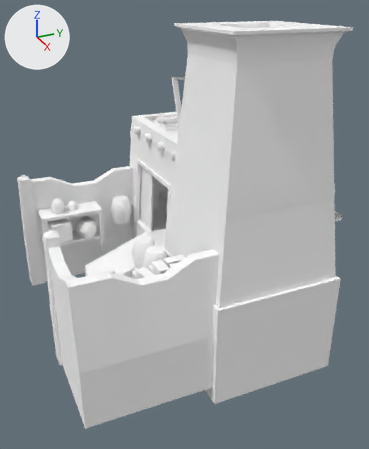
One commit to the glTF model assets/models/buildings/ptol_storehouse.glb: the scene before it, then after it.
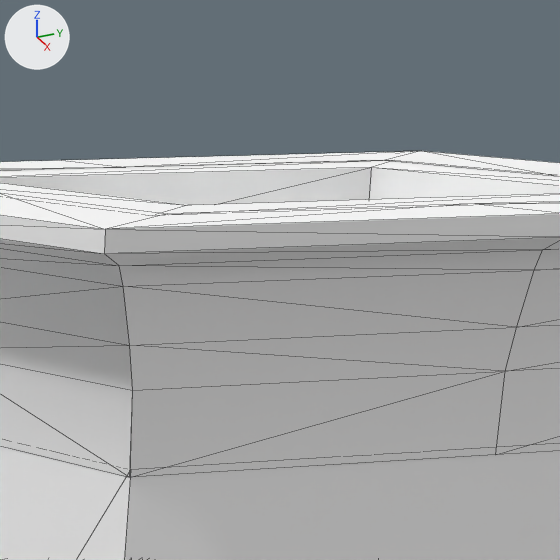
There are two pictures of each version: one whole from a 50 mm camera at (27.2, -10.9, 15.7) aimed at (1.0, 0.9, 2.6), one close up on the part from 59% to 80% of the width and 0% to 17% of the height. Lighting does not change. The marker at upper left points along +X, +Y and +Z. The first two pictures are the older version. The close-ups show mesh edges as thin lines. Vertices at exactly the same position are counted once.

The scene before the commit, as lines of its bpy script (objects in view):
```python
me_b = bpy.data.meshes.new('b')
me_b.from_pydata(...)  # 1712 vertices, 2357 faces; spans x -8.4..8.3, y -7.8..8.7, z -5.6..14.2
me_b.materials.append(mat_structure)  # white #ffffff
ob_building = bpy.data.objects.new('Building', me_b)
ob_building.location = (0.0, 0.0, 0.0)
```
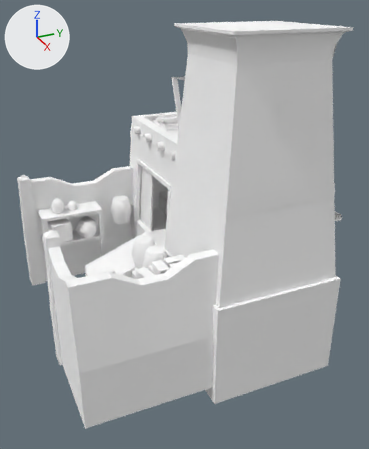
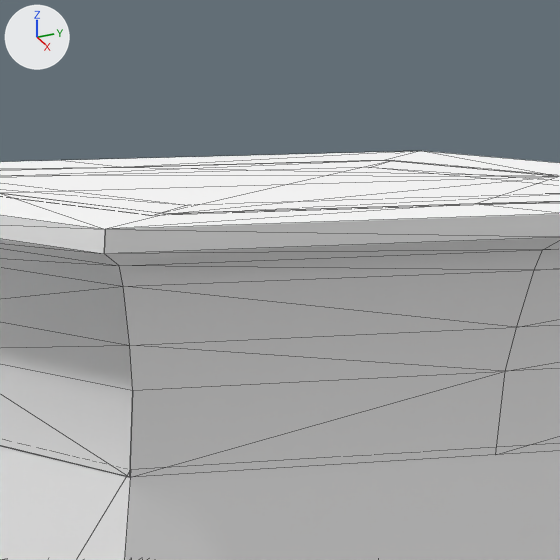
Changed parts and their boxes (x1, y1, x2, y2) in the close-ups (560 x 560 px):
```json
{"part": 1, "of": "me_b", "change": "added", "after": [0, 160, 560, 466]}
```

Edits to the scene script, one JSON object a line:
```json
{"block": "me_b", "where": "# used by ob_building; location = (0.0, 0.0, 0.0)"}
{"op": "remove", "block": "me_b", "code": "me_b.from_pydata(...)  # 1712 vertices, 2357 faces; spans x -8.4..8.3, y -7.8..8.7, z -5.6..14.2"}
{"op": "add", "block": "me_b", "code": "me_b.from_pydata(...)  # 2253 vertices, 2689 faces; spans x -8.4..8.3, y -7.8..8.7, z -5.6..14.2"}
{"block": "me_b", "change": "me_b part 1: 541 vertices added at x -8.1..8.3, y -7.7..8.7, z -5.6..14.2"}
```
